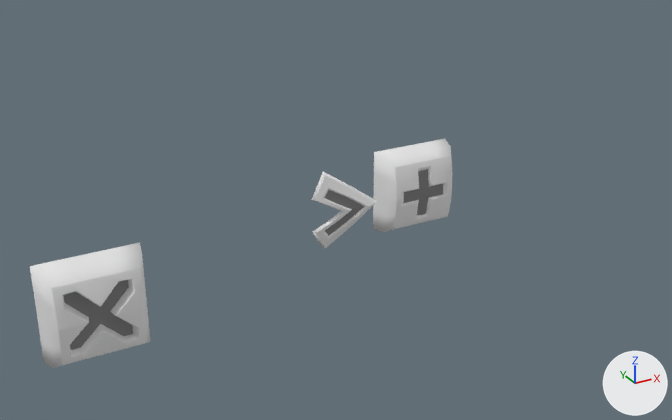
Renders of the Blender file gui/blend/buttons.blend from each side of a commit.
Before and after are seen from a camera (50 mm lens) standing at (-8.0, -35.8, 20.5) and looking at (13.1, 2.7, 1.2). Lighting does not change. The marker at lower right points along +X, +Y and +Z.

Objects in the first picture: 'ArrowButton', 'PlusButton', 'PlusButton.001'.
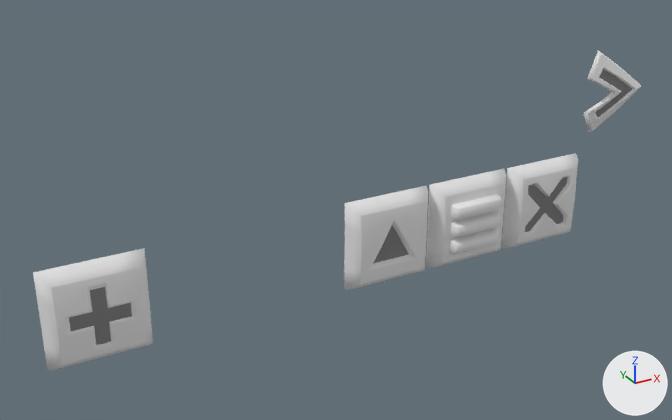
The change, as a diff of the scene's bpy script:
```diff
--- a/gui/blend/buttons.blend.py
+++ b/gui/blend/buttons.blend.py
@@ me_plane @@
 me_plane.from_pydata(...)  # 145 vertices, 137 faces; spans x -2.41..2.41, y -2.41..2.41, z -1.37..0.33
 # used by ob_plusbutton; location = (20.0, 5.0, 0.0); rotation_euler = (1.571, 0.0, 0.0), in degrees (90, 0, 0)
+# me_plane part 1: the whole mesh is scaled about its middle by (1, 1, 0.5), then moved by (0.0, 0.0, 0.23)
 me_plane.materials.append(mat_steel)
@@ me_plane_001_1 @@
+me_plane_001_1.from_pydata(...)  # 117 vertices, 108 faces; spans x -2.41..2.41, y -2.41..2.41, z -0.79..0.04
+me_plane_001_1.polygons.foreach_set('use_smooth', [True] * 108)
+# faces by material slot: [96, 12]
+me_plane_001_1.materials.append(mat_steel)  # its picture is missing
+me_plane_001_1.materials.append(mat_iron)  # its picture is missing
@@ me_plane_002 @@
+me_plane_002.from_pydata(...)  # 151 vertices, 130 faces; spans x -2.41..2.41, y -2.41..2.41, z -0.83..0.5
+me_plane_002.polygons.foreach_set('use_smooth', [True] * 130)
+me_plane_002.materials.append(mat_steel)  # its picture is missing
@@ me_plane_004 @@
+me_plane_004.from_pydata(...)  # 84 vertices, 78 faces; spans x -2.41..2.41, y -2.41..2.41, z -0.83..0.0
+me_plane_004.polygons.foreach_set('use_smooth', [True] * 78)
+# faces by material slot: [74, 4]
+me_plane_004.materials.append(mat_steel)  # its picture is missing
+me_plane_004.materials.append(mat_iron)  # its picture is missing
@@ ob_plusbutton_001 @@
-ob_plusbutton_001 = bpy.data.objects.new('PlusButton.001', me_plane_001)
-ob_plusbutton_001.location = (0.0, 0.0, 0.0)
-ob_plusbutton_001.rotation_euler = (1.571, 0.0, 0.0)  # degrees (90, 0, 0)
-_m = ob_plusbutton_001.modifiers.new('EdgeSplit', 'EDGE_SPLIT')
-_m.use_edge_angle = False
@@ ob_plusbutton @@
 ob_plusbutton = bpy.data.objects.new('PlusButton', me_plane)
-ob_plusbutton.location = (20.0, 5.0, 0.0)
+ob_plusbutton.location = (0.0, 0.0, 0.0)
 ob_plusbutton.rotation_euler = (1.571, 0.0, 0.0)  # degrees (90, 0, 0)
@@ ob_arrowbutton @@
 ob_arrowbutton = bpy.data.objects.new('ArrowButton', me_cube)
-ob_arrowbutton.location = (15.0, 5.45, 0.0)
+ob_arrowbutton.location = (29.0, 0.45, 6.0)
 ob_arrowbutton.rotation_euler = (0.0, 6.283, 0.0)  # degrees (0, 360, 0)
@@ ob_xbutton @@
+ob_xbutton = bpy.data.objects.new('XButton', me_plane_001_1)
+ob_xbutton.location = (25.0, 0.0, 0.0)
+ob_xbutton.rotation_euler = (1.571, 0.0, 0.0)  # degrees (90, 0, 0)
+_m = ob_xbutton.modifiers.new('EdgeSplit', 'EDGE_SPLIT')
+_m.use_edge_angle = False
@@ ob_scrollgrip @@
+ob_scrollgrip = bpy.data.objects.new('ScrollGrip', me_plane_002)
+ob_scrollgrip.location = (20.0, 0.0, 0.0)
+ob_scrollgrip.rotation_euler = (1.571, 0.0, 0.0)  # degrees (90, 0, 0)
+_m = ob_scrollgrip.modifiers.new('EdgeSplit', 'EDGE_SPLIT')
+_m.use_edge_angle = False
@@ ob_scollarrow @@
+ob_scollarrow = bpy.data.objects.new('ScollArrow', me_plane_004)
+ob_scollarrow.location = (15.0, 0.0, 0.0)
+ob_scollarrow.rotation_euler = (1.571, 0.0, 0.0)  # degrees (90, 0, 0)
+_m = ob_scollarrow.modifiers.new('EdgeSplit', 'EDGE_SPLIT')
+_m.use_edge_angle = False
```

Changed parts and their boxes [x1, y1, x2, y2] in the pictures (672 x 420 px):
'PlusButton', mesh rescaled, moved (51% wider, 31% taller): before [373, 139, 452, 232]; after [33, 248, 153, 370]
'PlusButton.001', deleted: before [30, 243, 150, 368]
    faces in mat_steel (its picture is missing): [30, 243, 150, 368]
    faces in mat_iron (its picture is missing): [63, 280, 133, 350]
'ScollArrow', added: after [344, 185, 428, 290]
    faces in mat_steel (its picture is missing): [344, 185, 428, 290]
    faces in mat_iron (its picture is missing): [373, 226, 409, 263]
'ScrollGrip', added: after [426, 169, 506, 268]
'XButton', added: after [501, 153, 578, 249]
    faces in mat_steel (its picture is missing): [501, 153, 578, 249]
    faces in mat_iron (its picture is missing): [525, 177, 567, 232]
'ArrowButton', moved: before [312, 172, 377, 249]; after [584, 50, 641, 133]
